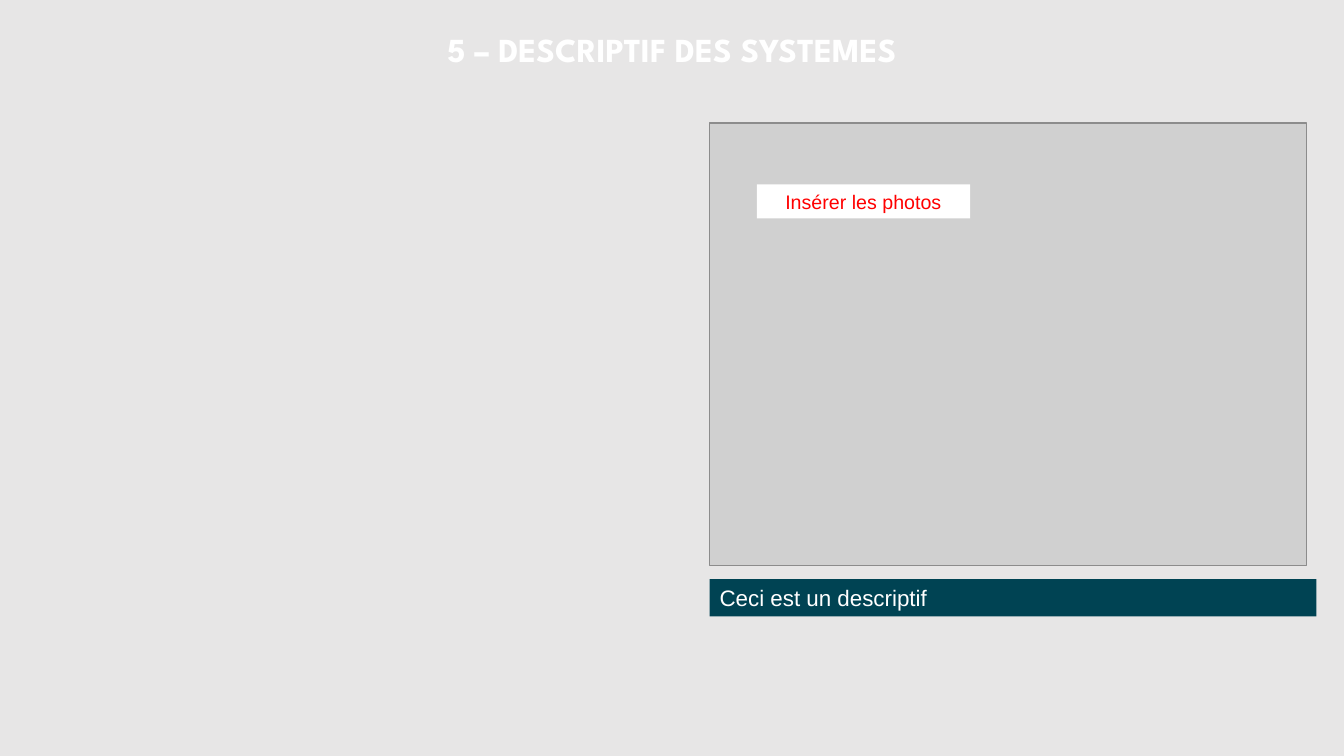
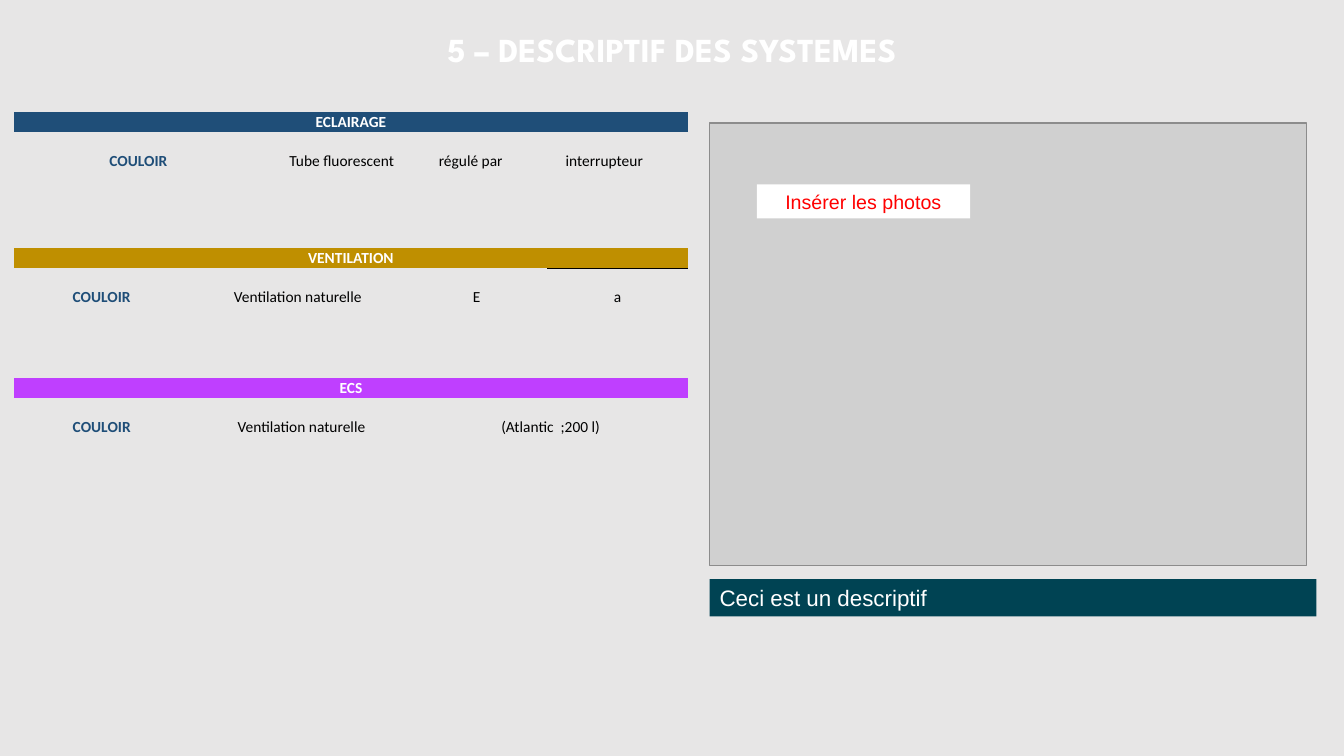
Before and after one commit to sigsieml/super-cep, a slide deck: slide 5 of app/src/main/assets/powerpointvierge.pptx. Drawn at 1344x756 pixels with LibreOffice and Linux fonts; fonts in the diff are those of the drawing; grey boxes stand for pictures; background and template pictures are left out. Boxes give left, top, right and bottom in pixels: in the first picture for what was removed or moved away, otherwise in the second. Text is boxed around its words. In the diff, an @@ line names an element or a change of style, - is before the commit and + after.

```diff
--- a/app/src/main/assets/powerpointvierge.pptx
+++ b/app/src/main/assets/powerpointvierge.pptx
@@ table added at [14,112,689,173], 3 rows, 4 columns @@
+ECLAIRAGE |  |  | 
+ |  |  | 
+COULOIR | Tube fluorescent | régulé par | interrupteur
@@ table added at [14,248,689,307], 3 rows, 4 columns @@
+VENTILATION |  |  | 
+ |  |  | 
+COULOIR | Ventilation naturelle | E | a
@@ table added at [14,378,688,438], 3 rows, 3 columns @@
+ECS |  | 
+ |  | 
+COULOIR | Ventilation naturelle | (Atlantic ;200 l)
```
Also in this commit, not shown: 3 other slides changed, 49 other files.
